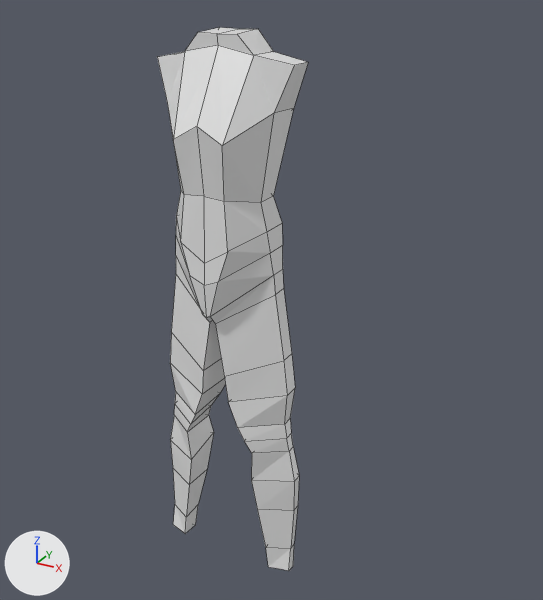
One commit to the Blender file Hear the Light/Assets/Meshes/henry.blend: the scene before it, then after it.
Rendered twice from a 50 mm camera at (9.23, -14.38, 6.75) aimed at (0.89, 0.76, -0.83). Every picture has the same lights, and +X, +Y and +Z are marked at lower left. Mesh edges are drawn as thin lines.
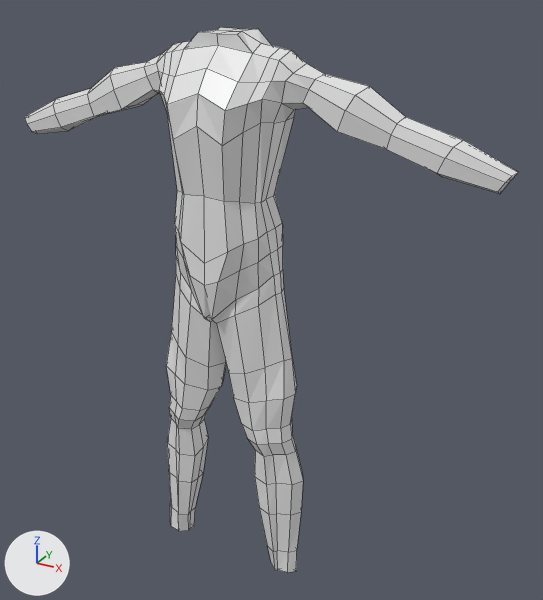
Location of each change, [x1, y1, x2, y2] in pixels of the pictures (543 x 600 px):
'Cube', reshaped (226% wider)
    before: [157, 27, 308, 571]
    after: [25, 27, 519, 572]

The change in detail:
me_cube is used by ob_cube; location (0.12, 0.0, 0.05).
me_cube had 80 vertices, 72 faces and spanned x 0.0..1.95, y -1.1..1.27, z -8.27..5.52.
me_cube now has 241 vertices, 230 faces and spans x 0.0..6.41, y -1.1..1.27, z -8.27..5.52.
Part 1, on me_cube:
11 vertices are removed from x 0.87..1.92, y -0.5..0.71, z -8.25..5.07.
49 faces are deleted.
34 vertices move from x 0.0..1.95, y -1.0..0.7, z -8.27..-0.76 to x 0.0..1.95, y -0.94..0.67, z -8.27..-0.48.
172 vertices are added at x 0.0..6.41, y -1.1..1.14, z -8.26..5.5.
207 new faces join them.
